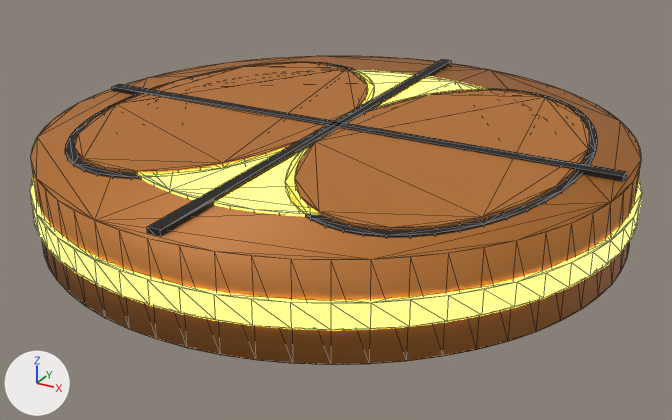
Renders of the glTF model app/src/main/assets/models/disco_neo_basketball.glb from each side of a commit.
Both versions are drawn from a camera (50 mm lens) standing at (0.0731, -0.133, 0.0588) and looking at (0.0014, -0.0026, -0.0064). Arrows for +X, +Y and +Z are at lower left; the lights stay in place. The picture after the commit comes second. Mesh edges are drawn as thin lines. Vertices at exactly the same position are counted once.
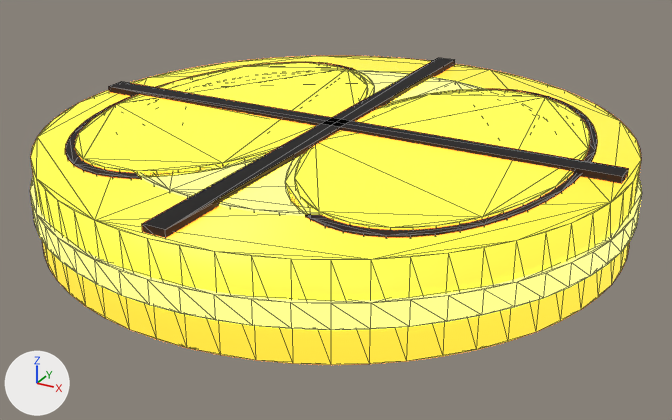
Scene script edits in JSON lines:
```json
{"op": "set", "path": "mat_basketballleather.base_color", "old": "(0.5, 0.18, 0.03)", "new": "(0.95, 0.36, 0.04)", "note": "orange #bc7630 -> orange #f9a238"}
{"op": "set", "path": "mat_basketballleather.roughness", "old": "0.6", "new": "0.5"}
{"op": "add", "block": "mat_basketballleather", "code": "mat_basketballleather.emission_strength = 2.16"}
{"op": "add", "block": "mat_basketballleather", "code": "mat_basketballleather.emission_color = (1.0, 0.333, 0.0222)  # orange #ff9c29"}
{"block": "me_cube", "where": "# used by ob_cube; location = (0.0, 0.0, 0.0)"}
{"op": "remove", "block": "me_cube", "code": "me_cube.from_pydata(...)  # 8 vertices, 12 faces; spans x -0.0487..0.0487, y -0.0011..0.0011, z 0.0069..0.0084"}
{"op": "add", "block": "me_cube", "code": "me_cube.from_pydata(...)  # 8 vertices, 12 faces; spans x -0.0487..0.0487, y -0.0019..0.0019, z 0.0065..0.0087"}
{"block": "me_cube", "change": "me_cube part 1: the whole mesh is scaled about its middle by (1, 1.73, 1.47), then moved by (0.0, 0.0, -0.0001)"}
{"block": "me_cube_001", "where": "# used by ob_cube_001; location = (0.0, 0.0, 0.0)"}
{"op": "remove", "block": "me_cube_001", "code": "me_cube_001.from_pydata(...)  # 8 vertices, 12 faces; spans x -0.0011..0.0011, y -0.0487..0.0487, z 0.0069..0.0084"}
{"op": "add", "block": "me_cube_001", "code": "me_cube_001.from_pydata(...)  # 8 vertices, 12 faces; spans x -0.0019..0.0019, y -0.0487..0.0487, z 0.0065..0.0087"}
{"block": "me_cube_001", "change": "me_cube_001 part 2: the whole mesh is scaled about its middle by (1.73, 1, 1.47), then moved by (0.0, 0.0, -0.0001)"}
```

Where the change shows, as pixel boxes (x1, y1, x2, y2) in the pictures (672 x 420 px):
```json
{"object": "BasketballPuckChassis", "change": "recoloured, surface changed", "before": [31, 56, 641, 365], "after": [31, 56, 641, 365], "on screen": "lighter"}
{"object": "Cylinder.004", "change": "recoloured, surface changed", "before": [295, 90, 590, 230], "after": [295, 90, 590, 230], "on screen": "lighter"}
{"object": "Cylinder.002", "change": "recoloured, surface changed", "before": [75, 62, 368, 173], "after": [75, 62, 368, 173], "on screen": "lighter"}
{"object": "Cube.001", "change": "rescaled", "before": [147, 59, 451, 237], "after": [142, 58, 455, 238]}
{"object": "Cube", "change": "rescaled", "before": [112, 84, 627, 182], "after": [109, 82, 629, 184]}
```
